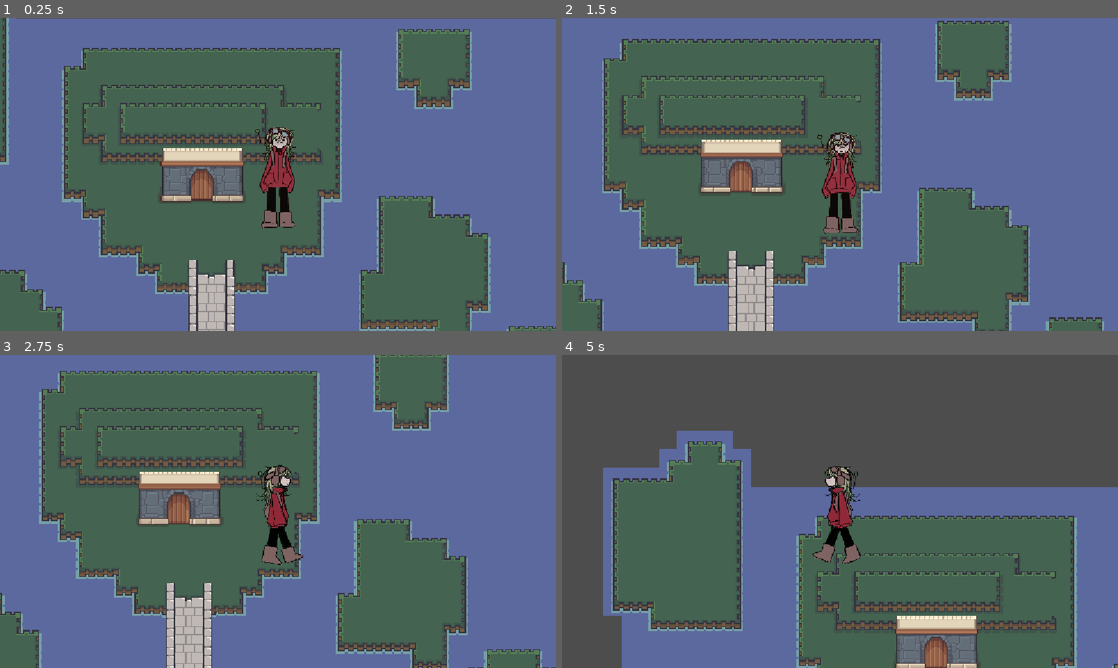
Above: before the commit, frames 1-4 (two rows, left to right).
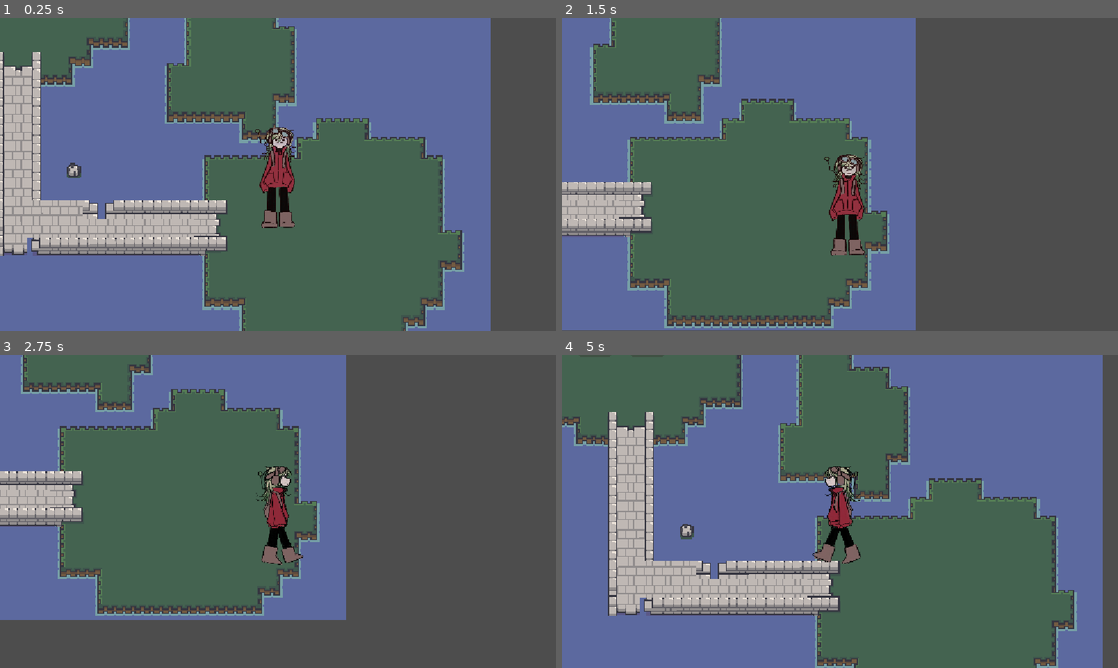
Above: after the commit, the same moments.

Repository: Jiwwie/gymnasiearbete
Game: Godot game, scene res://scenes/rooms/outside.tscn
Two runs of this game, one before a commit and one after it. Both use one fixed random seed, a clock stepped at 60 frames per second and the inputs below. This scene is started directly instead of the project's main scene.
Inputs:
- Up to frame 1 (0.25 s): no input
- Up to frame 2 (1.5 s): hold D (move_right) 0.53-1.28 s; hold S (move_down) from 1.28 s (still down)
- Up to frame 3 (2.75 s): release S (move_down) at 2.03 s; hold D (move_right) from 2.03 s (still down)
- Up to frame 4 (5 s): release D (move_right) at 2.78 s; hold W (move_up) 2.78-3.53 s; hold A (move_left) from 3.53 s (still down)

The runs differ from the first frame. In frame 1, 66% of the frame differs, in the area x 0-100%, y 0-100%; in frame 2, 60%; in frame 3, 55%; in frame 4, 54%.

Commit message:
Add board interactable to house scene
Introduces a new board interactable with associated scene and script. Updates house scene to include the board, and adds a basic UI for board interaction. Also adjusts player and exit collision layers and spawn positions for consistency.

Diff:
--- a/project.godot
+++ b/project.godot
@@ -34,21 +34,25 @@
 move_right={
 "deadzone": 0.2,
 "events": [Object(InputEventKey,"resource_local_to_scene":false,"resource_name":"","device":-1,"window_id":0,"alt_press …(192 unchanged characters)…
+, Object(InputEventKey,"resource_local_to_scene":false,"resource_name":"","device":-1,"window_id":0,"alt_pressed":false,"shift_pressed":false,"ctrl_pressed":false,"meta_pressed":false,"pressed":false,"keycode":0,"physical_keycode":4194321,"key_label":0,"unicode":0,"location":0,"echo":false,"script":null)
 ]
 }
 move_left={
 "deadzone": 0.2,
 "events": [Object(InputEventKey,"resource_local_to_scene":false,"resource_name":"","device":-1,"window_id":0,"alt_press …(191 unchanged characters)…
+, Object(InputEventKey,"resource_local_to_scene":false,"resource_name":"","device":-1,"window_id":0,"alt_pressed":false,"shift_pressed":false,"ctrl_pressed":false,"meta_pressed":false,"pressed":false,"keycode":0,"physical_keycode":4194319,"key_label":0,"unicode":0,"location":0,"echo":false,"script":null)
 ]
 }
 move_up={
 "deadzone": 0.2,
 "events": [Object(InputEventKey,"resource_local_to_scene":false,"resource_name":"","device":-1,"window_id":0,"alt_press …(192 unchanged characters)…
+, Object(InputEventKey,"resource_local_to_scene":false,"resource_name":"","device":-1,"window_id":0,"alt_pressed":false,"shift_pressed":false,"ctrl_pressed":false,"meta_pressed":false,"pressed":false,"keycode":0,"physical_keycode":4194320,"key_label":0,"unicode":0,"location":0,"echo":false,"script":null)
 ]
 }
 move_down={
 "deadzone": 0.2,
 "events": [Object(InputEventKey,"resource_local_to_scene":false,"resource_name":"","device":-1,"window_id":0,"alt_press …(192 unchanged characters)…
+, Object(InputEventKey,"resource_local_to_scene":false,"resource_name":"","device":-1,"window_id":0,"alt_pressed":false,"shift_pressed":false,"ctrl_pressed":false,"meta_pressed":false,"pressed":false,"keycode":0,"physical_keycode":4194322,"key_label":0,"unicode":0,"location":0,"echo":false,"script":null)
 ]
 }
 interact={
@@ -57,6 +61,11 @@
 ]
 }
 
+[layer_names]
+
+2d_physics/layer_1="world"
+2d_physics/layer_2="interactions"
+
 [rendering]
 
 textures/canvas_textures/default_texture_filter=0
--- a/scenes/environment/exits/enter_home.tscn
+++ b/scenes/environment/exits/enter_home.tscn
@@ -6,6 +6,7 @@
 size = Vector2(88, 40)
 
 [node name="EnterHome" type="Area2D"]
+collision_layer = 0
 script = ExtResource("1_vhvb5")
 
 [node name="CollisionShape2D" type="CollisionShape2D" parent="."]
--- a/scenes/environment/exits/exit_home.tscn
+++ b/scenes/environment/exits/exit_home.tscn
@@ -7,7 +7,6 @@
 
 [node name="ExitHome" type="Area2D"]
 collision_layer = 0
-collision_mask = 2
 script = ExtResource("1_uby0n")
 
 [node name="CollisionShape2D" type="CollisionShape2D" parent="."]
--- /dev/null
+++ b/scenes/environment/interactables/board.tscn
@@ -0,0 +1,20 @@
+[gd_scene load_steps=4 format=3 uid="uid://clmsxd7m8li2f"]
+
+[ext_resource type="Script" uid="uid://dcm8ihaa35pqe" path="res://scripts/environment/interactables/board.gd" id="1_0r3xp"]
+
+[sub_resource type="PlaceholderTexture2D" id="PlaceholderTexture2D_nk5p7"]
+
+[sub_resource type="CircleShape2D" id="CircleShape2D_nk5p7"]
+radius = 105.30432
+
+[node name="Board" type="Area2D"]
+script = ExtResource("1_0r3xp")
+
+[node name="Sprite2D" type="Sprite2D" parent="."]
+position = Vector2(0, 2.75)
+scale = Vector2(154, 81.50001)
+texture = SubResource("PlaceholderTexture2D_nk5p7")
+
+[node name="CollisionShape2D" type="CollisionShape2D" parent="."]
+position = Vector2(0, 20)
+shape = SubResource("CircleShape2D_nk5p7")
--- a/scenes/player/player.tscn
+++ b/scenes/player/player.tscn
@@ -189,7 +189,6 @@
 height = 70.0
 
 [node name="Player" type="CharacterBody2D" groups=["player"]]
-collision_layer = 2
 script = ExtResource("1_rkbax")
 
 [node name="AnimatedSprite2D" type="AnimatedSprite2D" parent="."]
--- a/scenes/rooms/house.tscn
+++ b/scenes/rooms/house.tscn
@@ -1,9 +1,10 @@
-[gd_scene load_steps=5 format=4 uid="uid://bcxpmvoc2yiq5"]
+[gd_scene load_steps=6 format=4 uid="uid://bcxpmvoc2yiq5"]
 
 [ext_resource type="TileSet" uid="uid://7ql7iu0b4ees" path="res://assets/tilemaps/tilesets/maptest1.tres" id="1_8rb7l"]
 [ext_resource type="PackedScene" uid="uid://bcyrg6u8o2mbx" path="res://scenes/player/player.tscn" id="1_kanab"]
 [ext_resource type="TileSet" uid="uid://dq8qupt0al5v5" path="res://assets/tilemaps/tilesets/house_ts.tres" id="2_jhjpb"]
 [ext_resource type="PackedScene" uid="uid://b07prql4kwvxn" path="res://scenes/environment/exits/exit_home.tscn" id="3_m20q4"]
+[ext_resource type="PackedScene" uid="uid://clmsxd7m8li2f" path="res://scenes/environment/interactables/board.tscn" id="5_u3fao"]
 
 [node name="House" type="Node2D"]
 
@@ -28,7 +29,10 @@
 position = Vector2(1295, 98)
 
 [node name="Spawn" type="Marker2D" parent="." groups=["spawn"]]
-position = Vector2(2463, 1043)
+position = Vector2(2142, 857)
 
 [node name="ExitHome" parent="." instance=ExtResource("3_m20q4")]
 position = Vector2(2143, 970)
+
+[node name="Board" parent="." instance=ExtResource("5_u3fao")]
+position = Vector2(2040, 550)
--- a/scenes/rooms/outside.tscn
+++ b/scenes/rooms/outside.tscn
@@ -38,12 +38,10 @@
 tile_set = ExtResource("1_aoxwi")
 
 [node name="Player" parent="." instance=ExtResource("1_4fdg3")]
-position = Vector2(259, 13)
+position = Vector2(593, 371)
 
 [node name="Spawn" type="Marker2D" parent="." groups=["spawn"]]
-position = Vector2(136, 136)
+position = Vector2(127, 114)
 
 [node name="EnterHome" parent="." instance=ExtResource("3_exfpn")]
 position = Vector2(130, 31)
-collision_layer = 0
-collision_mask = 2
--- /dev/null
+++ b/scenes/ui/board_ui.tscn
@@ -0,0 +1,27 @@
+[gd_scene format=3 uid="uid://bbq6ah1xqgh02"]
+
+[node name="Board" type="Control"]
+layout_mode = 3
+anchors_preset = 15
+anchor_right = 1.0
+anchor_bottom = 1.0
+grow_horizontal = 2
+grow_vertical = 2
+
+[node name="Panel" type="Panel" parent="."]
+layout_mode = 1
+anchors_preset = 15
+anchor_right = 1.0
+anchor_bottom = 1.0
+grow_horizontal = 2
+grow_vertical = 2
+
+[node name="Button" type="Button" parent="Panel"]
+layout_mode = 1
+anchors_preset = 1
+anchor_left = 1.0
+anchor_right = 1.0
+offset_left = -80.0
+offset_bottom = 78.0
+grow_horizontal = 0
+text = "x"
--- /dev/null
+++ b/scripts/environment/interactables/board.gd
@@ -0,0 +1 @@
+extends Area2D
Not shown, added: scripts/environment/interactables/board.gd.uid
